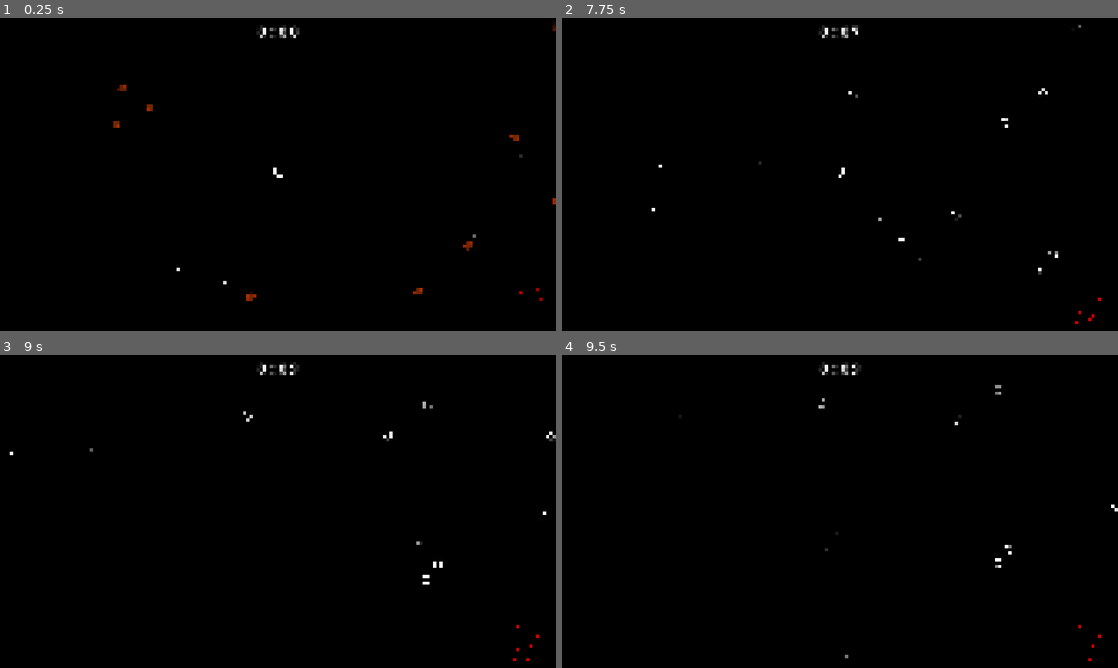
Above: before the commit, frames 1-4 (two rows, left to right).
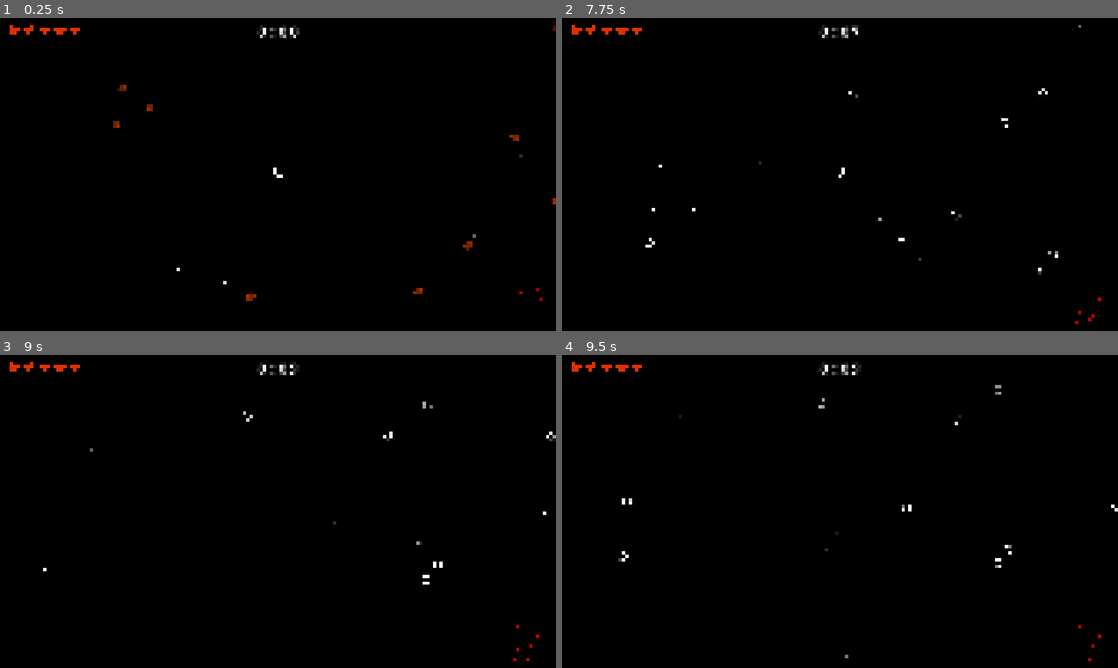
Above: after the commit, the same moments.

Repository: bleov/asteroids
Game: Godot game, scene res://Scenes/Game.tscn
Two runs of this game, one before a commit and one after it. Both use one fixed random seed, a clock stepped at 60 frames per second and the inputs below.
Inputs (mouse positions are in pixels of both pictures, inside the frame that each line leads up to):
- Up to frame 1 (0.25 s): no input
- Up to frame 2 (7.75 s): tap Enter at 0.5 s; move the mouse to (962, 158) at 0.52 s; hold D (move_right) 0.53-1.28 s; hold Space (dodge) 0.53-1.28 s; move the mouse to (728, 190) at 1.27 s; hold S (move_down) 1.28-2.03 s; tap Ctrl (fast) at 1.35, 4.35, 7.35 s; move the mouse to (895, 105) at 2.02 s; press the mouse at (895, 105) at 2.03 s; hold D (move_right) 2.03-2.78 s; move the mouse to (812, 237) at 2.77 s; release the mouse at (812, 237) at 2.78 s; hold W (move_up) 2.78-3.53 s; tap Shift (slow) at 2.85, 5.85 s; move the mouse to (1006, 221) at 3.52 s; hold Space (dodge) 3.53-4.28 s; hold A (move_left) 3.53-5.03 s; move the mouse to (673, 127) at 4.27 s; move the mouse to (867, 174) at 5.02 s; press the mouse at (867, 174) at 5.03 s; hold S (move_down) 5.03-5.78 s; move the mouse to (756, 96) at 5.77 s; release the mouse at (756, 96) at 5.78 s; hold D (move_right) 5.78-6.53 s; move the mouse to (962, 158) at 6.52 s; hold W (move_up) 6.53-7.28 s; hold Space (dodge) 6.53-7.28 s; move the mouse to (728, 190) at 7.27 s; hold D (move_right) from 7.28 s (still down)
- Up to frame 3 (9 s): move the mouse to (333, 442) at 8.02 s; release D (move_right) at 8.03 s; press the mouse at (333, 442) at 8.03 s; hold S (move_down) 8.03-8.78 s; move the mouse to (250, 574) at 8.77 s; release the mouse at (250, 574) at 8.78 s; hold A (move_left) from 8.78 s (still down); tap Shift (slow) at 8.85 s
- Up to frame 4 (9.5 s): keep holding A (move_left)

The runs differ from the first frame. In frame 1, 0.2% of the frame differs, in the area x 1-15%, y 2-6%; in frame 2, 0.2%; in frame 3, 0.2%; in frame 4, 0.2%, in the area x 1-63%, y 2-66%.

Commit message:
feat: player health

Diff:
--- a/Scenes/Game.tscn
+++ b/Scenes/Game.tscn
@@ -79,6 +79,7 @@
 grow_horizontal = 2
 grow_vertical = 2
 texture = SubResource("GradientTexture2D_bf53h")
+metadata/_edit_lock_ = true
 
 [node name="Time" type="Label" parent="UI/HUD" unique_id=335190379]
 layout_mode = 1
@@ -92,6 +93,16 @@
 grow_horizontal = 2
 text = "0:00"
 label_settings = SubResource("LabelSettings_bf53h")
+
+[node name="Hearts" type="GridContainer" parent="UI/HUD" unique_id=460817241]
+layout_mode = 1
+offset_left = 95.0
+offset_top = 90.0
+offset_right = 1398.0
+offset_bottom = 249.0
+theme = ExtResource("2_7lihs")
+columns = 13
+metadata/_edit_group_ = true
 
 [node name="Minimap" type="Panel" parent="UI/HUD" unique_id=1902765855]
 layout_mode = 1
@@ -115,7 +126,6 @@
 anchors_preset = 0
 offset_right = 3840.0
 offset_bottom = 2160.0
-metadata/_edit_lock_ = true
 
 [node name="ColorRect" type="ColorRect" parent="UI/LevelUp" unique_id=130395700]
 layout_mode = 1
@@ -207,6 +217,7 @@
 grow_horizontal = 2
 grow_vertical = 2
 script = ExtResource("1_j5yw3")
+metadata/_edit_lock_ = true
 
 [node name="BoundsGradient" type="Control" parent="." unique_id=1674610837]
 material = SubResource("ShaderMaterial_7lihs")
@@ -241,4 +252,9 @@
 
 [node name="Player" parent="." unique_id=1671592110 instance=ExtResource("1_iukft")]
 
+[node name="HurtSound" parent="Player" index="7" unique_id=2036965458]
+volume_db = -2.737
+
 [connection signal="timeout" from="Timers/Second" to="." method="_on_second_timeout"]
+
+[editable path="Player"]
--- /dev/null
+++ b/Scenes/HeartIndicator.tscn
@@ -0,0 +1,22 @@
+[gd_scene format=3 uid="uid://bfbh0ismm4gar"]
+
+[node name="HeartIndicator" type="Control" unique_id=1087560823]
+layout_mode = 3
+anchors_preset = 0
+size_flags_horizontal = 3
+size_flags_vertical = 3
+metadata/index = 0
+
+[node name="Outline" type="Line2D" parent="." unique_id=371507748]
+scale = Vector2(2.7142856, 2.7142856)
+points = PackedVector2Array(0, 10, -13, -5, -6, -11, 0, -5, 6, -11, 13, -5)
+closed = true
+width = 3.0
+default_color = Color(0.8627451, 0.19607843, 0, 1)
+antialiased = true
+
+[node name="Fill" type="Polygon2D" parent="." unique_id=947429315]
+scale = Vector2(2.7142856, 2.7142856)
+color = Color(0.8627451, 0.19607843, 0, 1)
+antialiased = true
+polygon = PackedVector2Array(0, 10, -13, -5, -6, -11, 0, -5, 6, -11, 13, -5, 0, 10)
--- a/Scripts/enemy.gd
+++ b/Scripts/enemy.gd
@@ -31,7 +31,7 @@
 var starting_velocity = 5;
 
 func _ready():
-	health = level;
+	health = ceil(level * 1.5);
 	max_health = health;
 
 	var size = BASE_SCALE + ((level - 1) * SCALE_FACTOR);
@@ -70,6 +70,7 @@
 				enemy.position = position;
 				enemy.is_child = true;
 				Enemies.add_child(enemy);
+		return;
 
 	velocity *= pow(0.9, delta);
 
@@ -93,6 +94,7 @@
 			if (health > 1):
 				HitSound.play();
 	if (area.area_type == Enum.AreaType.Player):
+		area.damage(1);
 		var normal: Vector2 = (position - area.position).normalized();
 		normal *= (velocity - area.velocity).dot(normal);
 		var bounce = 2;
--- a/Scripts/game.gd
+++ b/Scripts/game.gd
@@ -3,6 +3,10 @@
 @onready var time_label = $UI/HUD/Time;
 @onready var Enemies = $Enemies;
 @onready var Bounds = $/root/Game/Bounds;
+@onready var player = $/root/Game/Player;
+@onready var HeartsContainer = $/root/Game/UI/HUD/Hearts;
+
+var heart_template = preload("res://Scenes/HeartIndicator.tscn");
 
 @export var time: int = 0;
 @export var wave: int = 1;
@@ -13,6 +17,7 @@
 
 func _ready():
 	spawn_wave(1);
+	update_health_display();
 
 func spawn_enemy(type: Enum.EnemyType, level: int, spawn_pos: Vector2):
 	var enemy = enemy_template.instantiate();
@@ -36,9 +41,27 @@
 	time_label.text = Util.format_seconds(time);
 
 	if (time % 30 == 0):
-		wave = time / 30 + 1;
+		wave = int(time / 30.0) + 1;
 		spawn_wave(wave);
 
 func _process(_delta):
 	if (Input.is_action_just_pressed("debug_spawn_giant")):
 		spawn_enemy(Enum.EnemyType.Asteroid, 7, get_local_mouse_position())
+
+func update_health_display():
+	if (!HeartsContainer || !HeartsContainer.ready): return;
+	var hearts = HeartsContainer.get_children();
+	if (hearts.size() < player.max_health):
+		for i in player.max_health - hearts.size():
+			var heart = heart_template.instantiate();
+			heart.set_meta("index", i);
+			HeartsContainer.add_child(heart);
+	elif (hearts.size() > player.max_health):
+		for i in hearts.size() - player.max_health:
+			HeartsContainer.get_child(0).queue_free();
+	for i in hearts:
+		var index = i.get_meta("index");
+		if (index < player.health):
+			i.get_node("Fill").visible = true;
+		else:
+			i.get_node("Fill").visible = false;
--- a/Scripts/player.gd
+++ b/Scripts/player.gd
@@ -1,17 +1,21 @@
 extends Area2D
 
-@onready var bullet_template = preload("res://Scenes/Bullet.tscn");
+var bullet_template = preload("res://Scenes/Bullet.tscn");
 
 @onready var game = get_parent();
 @onready var Bounds = game.get_node("Bounds");
 @onready var Bullets = game.get_node("Bullets");
+
 @onready var DashSound = $DashSound;
 @onready var Dash2Sound = $Dash2Sound;
+@onready var HurtSound = $HurtSound;
 
 @export var area_type: Enum.AreaType = Enum.AreaType.Player;
 @export var move_speed: int = 10;
 @export var velocity: Vector2 = Vector2.ZERO;
 @export var state: Enum.PlayerState = Enum.PlayerState.Normal;
+@export var health: int = 5;
+@export var max_health: int = 5;
 
 var dodge_cooldown = false;
 var dodge_velocity = Vector2.ZERO;
@@ -74,3 +78,11 @@
 	bullet.position = position;
 	bullet.rotation_degrees = rotation_degrees;
 	Bullets.add_child(bullet);
+
+func update_health(amount: int):
+	health = clamp(health + amount, 0, max_health);
+	game.update_health_display();
+
+func damage(amount: int):
+	update_health(-amount);
+	HurtSound.play();
